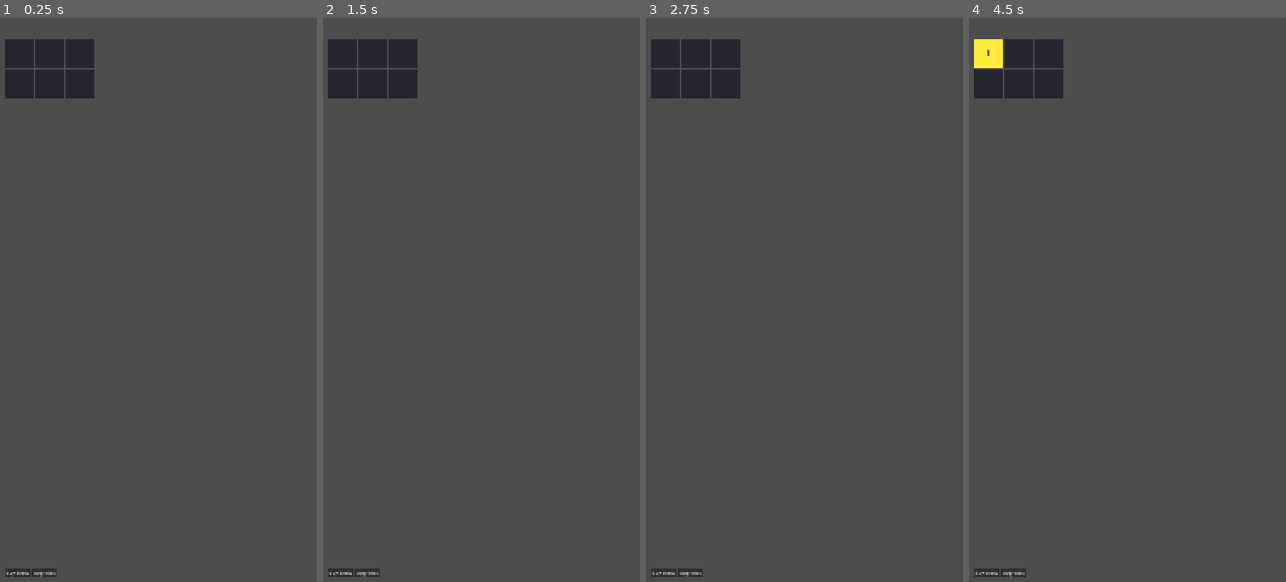
Above: before the commit, frames 1-4 (left to right).
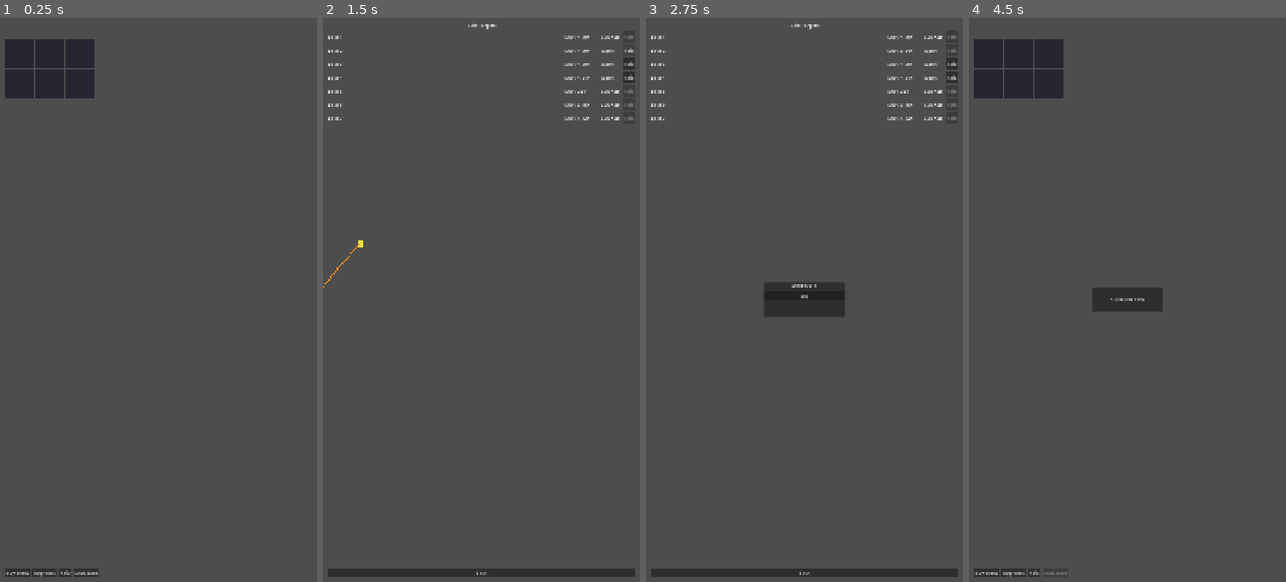
Above: after the commit, the same moments.

Repository: Dredya/Merge-a-nuke-godot-game-
Game: Godot game, scene res://scenes/base_screen.tscn
Same seed, same stepped clock (60 frames per second), same inputs: the game is played once before the commit and once after it.
Inputs (mouse positions are in pixels of both pictures, inside the frame that each line leads up to):
- Up to frame 1 (0.25 s): no input
- Up to frame 2 (1.5 s): click (389, 570) at 0.5 s, where only the run after the commit has a clickable "Raid"; click (630, 51) at 1.25 s, where only the run after the commit has a clickable "Raid"
- Up to frame 3 (2.75 s): click (953, 63) at 2 s, where only the run after the commit has a clickable "Raid"
- Up to frame 4 (4.5 s): click (1276, 80) at 2.75 s, where only the run after the commit has a clickable "Raid"; click (1127, 570) at 3.5 s, where only the run after the commit has a clickable "Back"; click (1054, 570) at 4.25 s, where only the run after the commit has a clickable "Lock Base"

The runs differ from the first frame. In frame 1, 0.1% of the frame differs, in the area x 18-31%, y 97-100%; in frame 2, 4.8%; in frame 3, 6.2%, in the area x 1-99%, y 0-100%; in frame 4, 1.5%.

Commit message:
Phase 3: raiding and base lock

Diff:
--- a/project.godot
+++ b/project.godot
@@ -32,6 +32,7 @@
 Economy="*res://scripts/economy.gd"
 AdService="*res://scripts/ad_service.gd"
 SaveManager="*res://scripts/save_manager.gd"
+RaidService="*res://scripts/raid_service.gd"
 
 [editor_plugins]
 
--- a/scenes/base_screen.tscn
+++ b/scenes/base_screen.tscn
@@ -49,6 +49,34 @@
 layout_mode = 2
 text = "Upgrades"
 
+[node name="RaidButton" type="Button" parent="MarginContainer/VBoxContainer/ButtonRow"]
+layout_mode = 2
+text = "Raid"
+
+[node name="LockButton" type="Button" parent="MarginContainer/VBoxContainer/ButtonRow"]
+layout_mode = 2
+text = "Lock Base"
+
+[node name="ShieldPanel" type="PanelContainer" parent="."]
+visible = false
+layout_mode = 1
+anchors_preset = 8
+anchor_left = 0.5
+anchor_top = 0.5
+anchor_right = 0.5
+anchor_bottom = 0.5
+offset_left = -120.0
+offset_top = -40.0
+offset_right = 120.0
+offset_bottom = 40.0
+grow_horizontal = 2
+grow_vertical = 2
+
+[node name="ShieldLabel" type="Label" parent="ShieldPanel"]
+layout_mode = 2
+text = "SHIELDED"
+horizontal_alignment = 1
+
 [node name="AutoSpawnTimer" type="Timer" parent="."]
 wait_time = 4.0
 autostart = true
--- /dev/null
+++ b/scenes/raid_screen.tscn
@@ -0,0 +1,74 @@
+[gd_scene load_steps=2 format=3]
+
+[ext_resource type="Script" path="res://scripts/raid_screen.gd" id="1"]
+
+[node name="RaidScreen" type="Control"]
+layout_mode = 3
+anchors_preset = 15
+anchor_right = 1.0
+anchor_bottom = 1.0
+grow_horizontal = 2
+grow_vertical = 2
+script = ExtResource("1")
+
+[node name="MarginContainer" type="MarginContainer" parent="."]
+layout_mode = 1
+anchors_preset = 15
+anchor_right = 1.0
+anchor_bottom = 1.0
+grow_horizontal = 2
+grow_vertical = 2
+theme_override_constants/margin_left = 16
+theme_override_constants/margin_top = 16
+theme_override_constants/margin_right = 16
+theme_override_constants/margin_bottom = 16
+
+[node name="VBoxContainer" type="VBoxContainer" parent="MarginContainer"]
+layout_mode = 2
+theme_override_constants/separation = 8
+
+[node name="TitleLabel" type="Label" parent="MarginContainer/VBoxContainer"]
+layout_mode = 2
+text = "Raid Targets"
+horizontal_alignment = 1
+
+[node name="ScrollContainer" type="ScrollContainer" parent="MarginContainer/VBoxContainer"]
+layout_mode = 2
+size_flags_vertical = 3
+
+[node name="ListContainer" type="VBoxContainer" parent="MarginContainer/VBoxContainer/ScrollContainer"]
+layout_mode = 2
+size_flags_horizontal = 3
+theme_override_constants/separation = 6
+
+[node name="BackButton" type="Button" parent="MarginContainer/VBoxContainer"]
+layout_mode = 2
+text = "Back"
+
+[node name="ResultPopup" type="PanelContainer" parent="."]
+visible = false
+layout_mode = 1
+anchors_preset = 8
+anchor_left = 0.5
+anchor_top = 0.5
+anchor_right = 0.5
+anchor_bottom = 0.5
+offset_left = -140.0
+offset_top = -60.0
+offset_right = 140.0
+offset_bottom = 60.0
+grow_horizontal = 2
+grow_vertical = 2
+
+[node name="VBoxContainer" type="VBoxContainer" parent="ResultPopup"]
+layout_mode = 2
+theme_override_constants/separation = 8
+
+[node name="ResultLabel" type="Label" parent="ResultPopup/VBoxContainer"]
+layout_mode = 2
+text = "Stolen: 0"
+horizontal_alignment = 1
+
+[node name="OkButton" type="Button" parent="ResultPopup/VBoxContainer"]
+layout_mode = 2
+text = "OK"
--- a/scripts/base_screen.gd
+++ b/scripts/base_screen.gd
@@ -5,10 +5,17 @@
 const NukeTierScript = preload("res://scripts/nuke_tier.gd")
 const SLOT_SIZE := Vector2(100, 100)
 const POOL_SIZE := 12
+const LOCK_COST := 500.0
+const LOCK_DURATION := 120.0
+const LOCK_COOLDOWN := 300.0
 
 @onready var slot_grid: GridContainer = $MarginContainer/VBoxContainer/SlotGrid
 @onready var buy_button: Button = $MarginContainer/VBoxContainer/ButtonRow/BuyBombButton
 @onready var upgrades_button: Button = $MarginContainer/VBoxContainer/ButtonRow/UpgradesButton
+@onready var raid_button: Button = $MarginContainer/VBoxContainer/ButtonRow/RaidButton
+@onready var lock_button: Button = $MarginContainer/VBoxContainer/ButtonRow/LockButton
+@onready var shield_panel: PanelContainer = $ShieldPanel
+@onready var shield_label: Label = $ShieldPanel/ShieldLabel
 @onready var auto_timer: Timer = $AutoSpawnTimer
 @onready var welcome_popup: PanelContainer = $WelcomePopup
 @onready var welcome_amount_label: Label = $WelcomePopup/VBoxContainer/AmountLabel
@@ -36,6 +43,8 @@
 	_build_floating_pool()
 	buy_button.pressed.connect(_on_buy_pressed)
 	upgrades_button.pressed.connect(_on_upgrades_pressed)
+	raid_button.pressed.connect(_on_raid_pressed)
+	lock_button.pressed.connect(_on_lock_pressed)
 	auto_timer.timeout.connect(_on_auto_spawn)
 	claim_button.pressed.connect(_on_claim_offline.bind(1))
 	claim_x2_button.pressed.connect(_on_claim_x2)
@@ -112,6 +121,7 @@
 	if is_dragging and drag_visual != null:
 		drag_visual.global_position = get_global_mouse_position() - SLOT_SIZE * 0.5
 	_update_auto_timer_wait()
+	_update_shield_visual()
 
 
 func _end_drag() -> void:
@@ -254,6 +264,44 @@
 	get_tree().change_scene_to_file("res://scenes/upgrades_screen.tscn")
 
 
+func _on_raid_pressed() -> void:
+	get_tree().change_scene_to_file("res://scenes/raid_screen.tscn")
+
+
+func _on_lock_pressed() -> void:
+	var now := Time.get_unix_time_from_system()
+	if now < GameState.lock_until:
+		return
+	if now < GameState.lock_cooldown_until:
+		return
+	if GameState.cash < LOCK_COST:
+		return
+	GameState.cash -= LOCK_COST
+	GameState.cash_changed.emit(GameState.cash)
+	GameState.lock_until = now + LOCK_DURATION
+	GameState.lock_cooldown_until = now + LOCK_COOLDOWN
+	SaveManager.save()
+	_update_shield_visual()
+
+
+func _update_shield_visual() -> void:
+	var now := Time.get_unix_time_from_system()
+	if now < GameState.lock_until:
+		shield_panel.visible = true
+		var remaining := int(GameState.lock_until - now)
+		shield_label.text = "SHIELDED %ds" % remaining
+		lock_button.disabled = true
+	else:
+		shield_panel.visible = false
+		if now < GameState.lock_cooldown_until:
+			var remaining := int(GameState.lock_cooldown_until - now)
+			lock_button.text = "Lock (%ds)" % remaining
+			lock_button.disabled = true
+		else:
+			lock_button.text = "Lock Base"
+			lock_button.disabled = false
+
+
 func _on_income_granted(amount: float) -> void:
 	_spawn_floating_text("+$" + Economy.format_number(amount), Vector2(size.x * 0.5, size.y * 0.4))
 
--- a/scripts/game_state.gd
+++ b/scripts/game_state.gd
@@ -14,6 +14,8 @@
 var slot_count: int = 6
 var slots: Array[int] = []
 var owned_nukes: Dictionary = {}
+var lock_until: float = 0.0
+var lock_cooldown_until: float = 0.0
 
 
 func _ready() -> void:
--- /dev/null
+++ b/scripts/raid_screen.gd
@@ -0,0 +1,165 @@
+extends Control
+
+## Raid targets list and raid sequence presentation.
+
+@onready var list_container: VBoxContainer = $MarginContainer/VBoxContainer/ScrollContainer/ListContainer
+@onready var back_button: Button = $MarginContainer/VBoxContainer/BackButton
+@onready var result_popup: PanelContainer = $ResultPopup
+@onready var result_label: Label = $ResultPopup/VBoxContainer/ResultLabel
+@onready var ok_button: Button = $ResultPopup/VBoxContainer/OkButton
+
+# Raid animation state
+var _raiding: bool = false
+var _raid_progress: float = 0.0
+var _raid_nuke: ColorRect = null
+var _raid_trail: Line2D = null
+var _raid_trail_points: Array[Vector2] = []
+var _raid_start: Vector2 = Vector2.ZERO
+var _raid_ctrl: Vector2 = Vector2.ZERO
+var _raid_end: Vector2 = Vector2.ZERO
+var _pending_stolen: float = 0.0
+var _pending_target: Dictionary = {}
+
+
+func _ready() -> void:
+	back_button.pressed.connect(_on_back)
+	ok_button.pressed.connect(func(): result_popup.visible = false)
+	RaidService.targets_refreshed.connect(_refresh_list)
+	_refresh_list()
+
+
+func _refresh_list() -> void:
+	for child in list_container.get_children():
+		child.queue_free()
+	for t in RaidService.get_targets():
+		if not (t is Dictionary):
+			continue
+		var row := HBoxContainer.new()
+		row.custom_minimum_size = Vector2(0, 40)
+		var name_label := Label.new()
+		name_label.text = str(t.get("name", "Base"))
+		name_label.size_flags_horizontal = Control.SIZE_EXPAND_FILL
+		row.add_child(name_label)
+		var loot_label := Label.new()
+		loot_label.text = "Loot: " + Economy.format_number(float(t.get("cash", 0.0)))
+		loot_label.custom_minimum_size = Vector2(120, 0)
+		row.add_child(loot_label)
+		var lock_label := Label.new()
+		var locked := bool(t.get("locked", false))
+		lock_label.text = "LOCKED" if locked else "Open"
+		lock_label.custom_minimum_size = Vector2(70, 0)
+		row.add_child(lock_label)
+		var raid_btn := Button.new()
+		raid_btn.text = "Counter-Raid" if bool(t.get("is_revenge", false)) else "Raid"
+		var now := Time.get_unix_time_from_system()
+		var cooldown := float(t.get("cooldown_until", 0.0))
+		raid_btn.disabled = locked or now < cooldown
+		raid_btn.pressed.connect(_on_raid_pressed.bind(t.duplicate()))
+		row.add_child(raid_btn)
+		list_container.add_child(row)
+
+
+func _on_raid_pressed(target: Dictionary) -> void:
+	if _raiding:
+		return
+	var locked := bool(target.get("locked", false))
+	if locked:
+		return
+	var now := Time.get_unix_time_from_system()
+	if now < float(target.get("cooldown_until", 0.0)):
+		return
+	_pending_target = target
+	_pending_stolen = float(target.get("cash", 0.0)) * 0.2
+	if _pending_stolen < 1.0:
+		_pending_stolen = 1.0
+	_start_raid_animation()
+
+
+func _start_raid_animation() -> void:
+	_raiding = true
+	_raid_progress = 0.0
+	_raid_trail_points.clear()
+	_raid_nuke = ColorRect.new()
+	_raid_nuke.color = Color(1.0, 0.9, 0.2, 1.0)
+	_raid_nuke.custom_minimum_size = Vector2(20, 20)
+	_raid_nuke.size = Vector2(20, 20)
+	add_child(_raid_nuke)
+	_raid_trail = Line2D.new()
+	_raid_trail.width = 4.0
+	_raid_trail.default_color = Color(1.0, 0.6, 0.1, 0.8)
+	add_child(_raid_trail)
+	var w := size.x
+	var h := size.y
+	_raid_start = Vector2(-30.0, h * 0.5)
+	_raid_ctrl = Vector2(w * 0.35, h * 0.2)
+	_raid_end = Vector2(w * 0.5, h * 0.5)
+	var tween := create_tween()
+	tween.tween_property(self, "_raid_progress", 1.0, 0.8)
+	tween.finished.connect(_on_raid_anim_finished)
+
+
+func _process(delta: float) -> void:
+	if not _raiding:
+		return
+	# bezier position
+	var t := _raid_progress
+	var pos := (1.0 - t) * (1.0 - t) * _raid_start + 2.0 * (1.0 - t) * t * _raid_ctrl + t * t * _raid_end
+	if _raid_nuke != null:
+		_raid_nuke.position = pos - Vector2(10, 10)
+	_raid_trail_points.append(pos)
+	if _raid_trail_points.size() > 40:
+		_raid_trail_points.pop_front()
+	if _raid_trail != null:
+		_raid_trail.points = PackedVector2Array(_raid_trail_points)
+
+
+func _on_raid_anim_finished() -> void:
+	# cleanup nuke/trail
+	if _raid_nuke != null:
+		_raid_nuke.queue_free()
+		_raid_nuke = null
+	if _raid_trail != null:
+		_raid_trail.queue_free()
+		_raid_trail = null
+	# explosion particles
+	var particles := CPUParticles2D.new()
+	particles.one_shot = true
+	particles.explosiveness = 1.0
+	particles.amount = 48
+	particles.lifetime = 0.6
+	particles.spread = 180.0
+	particles.initial_velocity_min = 120.0
+	particles.initial_velocity_max = 260.0
+	particles.scale_amount_min = 4.0
+	particles.scale_amount_max = 10.0
+	particles.color = Color(1.0, 0.5, 0.1, 1.0)
+	add_child(particles)
+	particles.position = _raid_end
+	particles.emitting = true
+	get_tree().create_timer(1.2).timeout.connect(particles.queue_free)
+	# screen shake
+	_screen_shake()
+	# grant cash
+	GameState.add_cash(_pending_stolen)
+	# update target cooldown/cash
+	var now := Time.get_unix_time_from_system()
+	for t in RaidService.targets:
+		if t is Dictionary and str(t.get("id", "")) == str(_pending_target.get("id", "")):
+			t["cash"] = max(float(t.get("cash", 0.0)) - _pending_stolen, 0.0)
+			t["cooldown_until"] = now + 30.0
+	result_label.text = "Stolen: " + Economy.format_number(_pending_stolen)
+	result_popup.visible = true
+	_raiding = false
+	_refresh_list()
+
+
+func _screen_shake() -> void:
+	var original := position
+	var tween := create_tween()
+	for i in range(6):
+		tween.tween_property(self, "position", original + Vector2(randf_range(-8.0, 8.0), randf_range(-8.0, 8.0)), 0.05)
+	tween.tween_property(self, "position", original, 0.08)
+
+
+func _on_back() -> void:
+	get_tree().change_scene_to_file("res://scenes/base_screen.tscn")
--- /dev/null
+++ b/scripts/raid_service.gd
@@ -0,0 +1,83 @@
+extends Node
+
+## Raid service interface. Current implementation is AI-only; real multiplayer
+## can replace this autoload later.
+
+signal targets_refreshed
+signal player_raided(amount: float)
+
+const REFRESH_INTERVAL := 120.0
+const AI_RAID_INTERVAL := 60.0
+
+var targets: Array = []
+var _refresh_timer: Timer
+var _ai_raid_timer: Timer
+
+
+func _ready() -> void:
+	_generate_targets()
+	_refresh_timer = Timer.new()
+	_refresh_timer.wait_time = REFRESH_INTERVAL
+	_refresh_timer.autostart = true
+	_refresh_timer.timeout.connect(_on_refresh)
+	add_child(_refresh_timer)
+	_ai_raid_timer = Timer.new()
+	_ai_raid_timer.wait_time = AI_RAID_INTERVAL
+	_ai_raid_timer.autostart = true
+	_ai_raid_timer.timeout.connect(_on_ai_raid_tick)
+	add_child(_ai_raid_timer)
+
+
+func get_targets() -> Array:
+	return targets
+
+
+func _on_refresh() -> void:
+	# Keep revenge targets, regenerate the rest.
+	var revenge: Array = []
+	for t in targets:
+		if t is Dictionary and bool(t.get("is_revenge", false)):
+			revenge.append(t)
+	_generate_targets()
+	for r in revenge:
+		targets.append(r)
+	targets_refreshed.emit()
+
+
+func _generate_targets() -> void:
+	targets.clear()
+	var count := randi_range(5, 8)
+	for i in range(count):
+		targets.append({
+			"id": "base_%d" % i,
+			"name": "Base %d" % (i + 1),
+			"cash": float(randi_range(100, 5000)),
+			"locked": randf() < 0.3,
+			"cooldown_until": 0.0,
+			"is_revenge": false,
+		})
+
+
+func _on_ai_raid_tick() -> void:
+	var now := Time.get_unix_time_from_system()
+	if now < GameState.lock_until:
+		return
+	if GameState.cash <= 0.0:
+		return
+	if randf() > 0.35:
+		return
+	var stolen := GameState.cash * 0.05
+	if stolen < 1.0:
+		stolen = 1.0
+	GameState.cash -= stolen
+	GameState.cash_changed.emit(GameState.cash)
+	targets.append({
+		"id": "rev_%d" % targets.size(),
+		"name": "Revenge Base",
+		"cash": stolen * 2.0,
+		"locked": false,
+		"cooldown_until": 0.0,
+		"is_revenge": true,
+	})
+	player_raided.emit(stolen)
+	targets_refreshed.emit()
--- a/scripts/save_manager.gd
+++ b/scripts/save_manager.gd
@@ -32,6 +32,8 @@
 		"slot_count": GameState.slot_count,
 		"slots": GameState.slots,
 		"upgrade_levels": Economy.upgrade_levels,
+		"lock_until": GameState.lock_until,
+		"lock_cooldown_until": GameState.lock_cooldown_until,
 		"last_save_time": Time.get_unix_time_from_system(),
 	}
 	var json_text := JSON.stringify(data)
@@ -90,6 +92,8 @@
 		for k in saved_upgrades.keys():
 			Economy.upgrade_levels[str(k)] = int(saved_upgrades[k])
 	Economy._recompute_multipliers()
+	GameState.lock_until = float(data.get("lock_until", 0.0))
+	GameState.lock_cooldown_until = float(data.get("lock_cooldown_until", 0.0))
 	GameState.cash_changed.emit(GameState.cash)
 	GameState.slots_changed.emit()
 	Economy.upgrades_loaded.emit()
Not shown, changed: AGENTS.md
